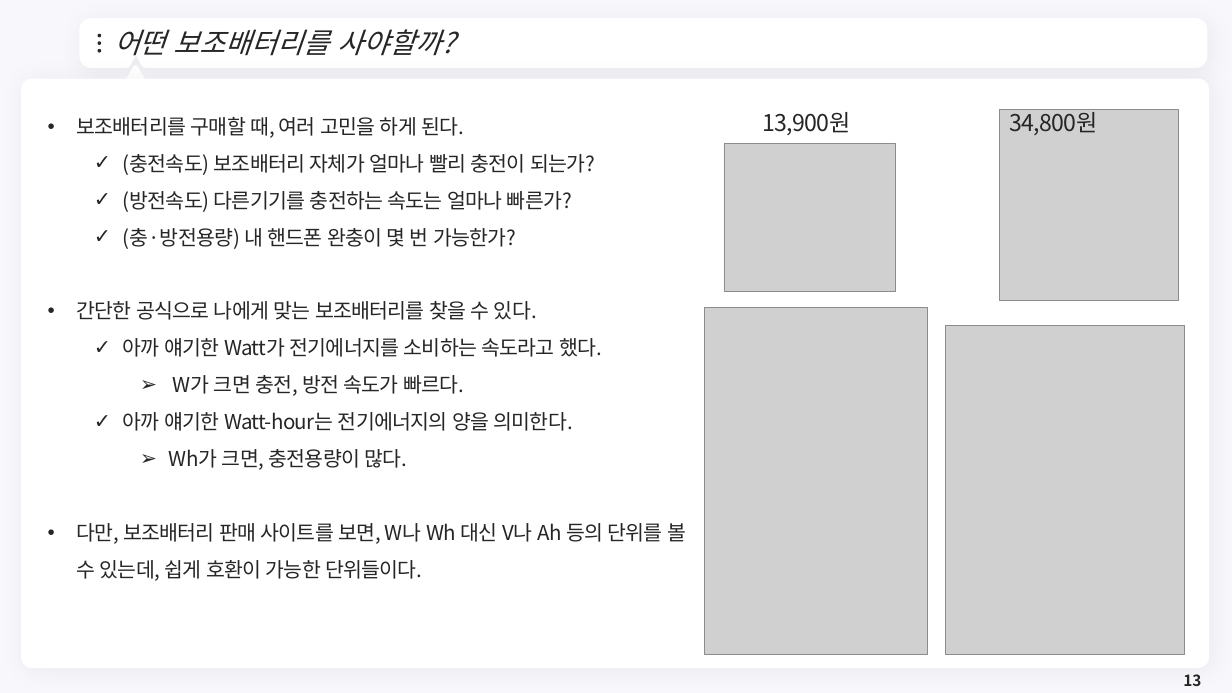
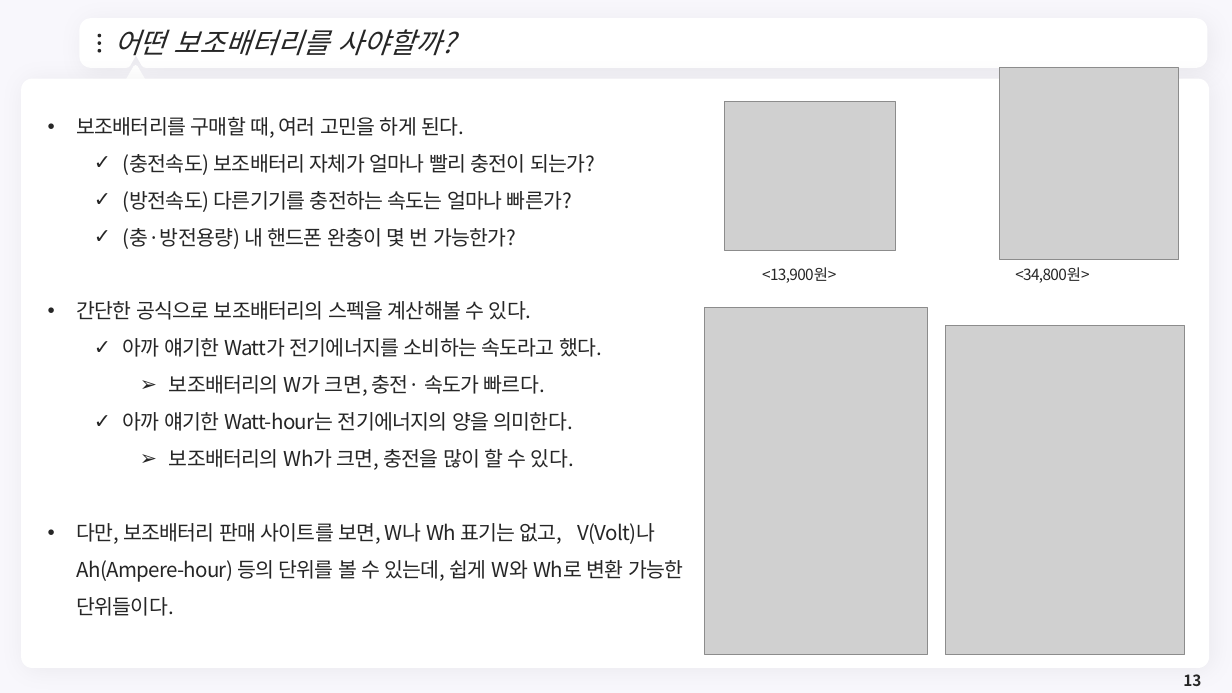
Before and after one commit to meandthey/Teaching, a slide deck: slide 13 of 에너지경제학/자원에너지경제학_Chapter_1.pptx. Drawn at 1232x693 pixels with LibreOffice and Linux fonts; fonts in the diff are those of the drawing; grey boxes stand for pictures; background and template pictures are left out. Boxes give left, top, right and bottom in pixels: in the first picture for what was removed or moved away, otherwise in the second. Text is boxed around its words. In the diff, an @@ line names an element or a change of style, - is before the commit and + after.

```diff
--- a/에너지경제학/자원에너지경제학_Chapter_1.pptx
+++ b/에너지경제학/자원에너지경제학_Chapter_1.pptx
@@ picture: place and size @@
-picture at [1000, 109, 1178, 300]
+picture at [1000, 67, 1178, 259]
@@ picture: place and size @@
-picture at [725, 143, 896, 292]
+picture at [725, 102, 896, 250]
@@ text at [762, 267, 836, 283]: text changed; size 18 to 12 pt @@
-13,900원
+<13,900원>
@@ text at [1015, 267, 1089, 283]: text changed; size 18 to 12 pt @@
-34,800원
+<34,800원>
@@ text at [76, 301, 532, 320]: text changed @@
-• 간단한 공식으로 나에게 맞는 보조배터리를 찾을 수 있다.
+• 간단한 공식으로 보조배터리의 스펙을 계산해볼 수 있다.
@@ text at [169, 375, 545, 396]: text changed @@
-    ➢ W가 크면 충전, 방전 속도가 빠르다.
+    ➢ 보조배터리의 W가 크면, 충전· 속도가 빠르다.
@@ text at [76, 449, 683, 616]: text changed @@
-    ➢ Wh가 크면, 충전용량이 많다.
-• 다만, 보조배터리 판매 사이트를 보면, W나 Wh 대신 V나 Ah 등의 단위를 볼 수 있는데, 쉽게 호환이 가능한 단위들이다.
+    ➢ 보조배터리의 Wh가 크면, 충전을 많이 할 수 있다.
+• 다만, 보조배터리 판매 사이트를 보면, W나 Wh 표기는 없고, V(Volt)나 Ah(Ampere-hour) 등의 단위를 볼 수 있는데, 쉽게 W와 Wh로 변환 가능한 단위들이다.
```
Also in this commit, not shown: 6 other slides changed, 4 slides added.
